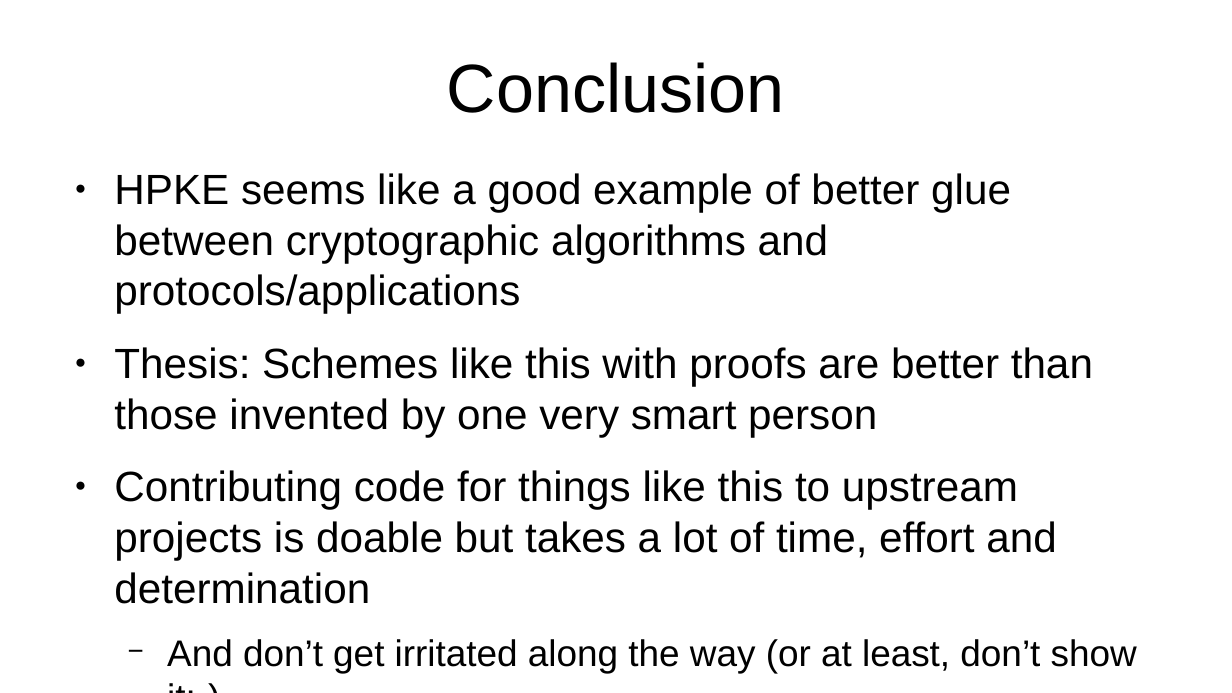
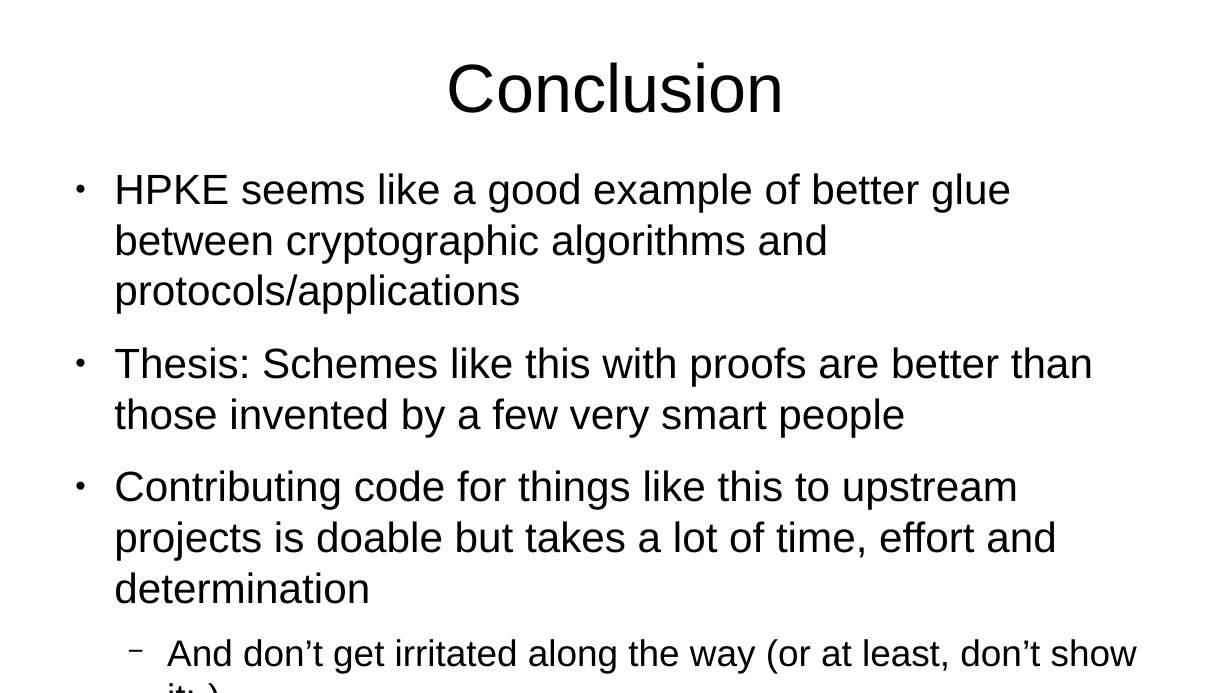
Before and after one commit to sftcd/cs7053, a slide deck: slide 12 of 2023lectures/06-hpke.odp. Drawn at 1232x693 pixels with LibreOffice and Linux fonts; fonts in the diff are those of the drawing. Boxes give left, top, right and bottom in pixels: in the first picture for what was removed or moved away, otherwise in the second. Text is boxed around its words. In the diff, an @@ line names an element or a change of style, - is before the commit and + after.

```diff
--- a/2023lectures/06-hpke.odp
+++ b/2023lectures/06-hpke.odp
@@ text at (114, 347, 1093, 437): text changed @@
-● Thesis: Schemes like this with proofs are better than those invented by one very smart person
+● Thesis: Schemes like this with proofs are better than those invented by a few very smart people
```
Also in this commit, not shown: 5 other slides changed, 8 other files.
